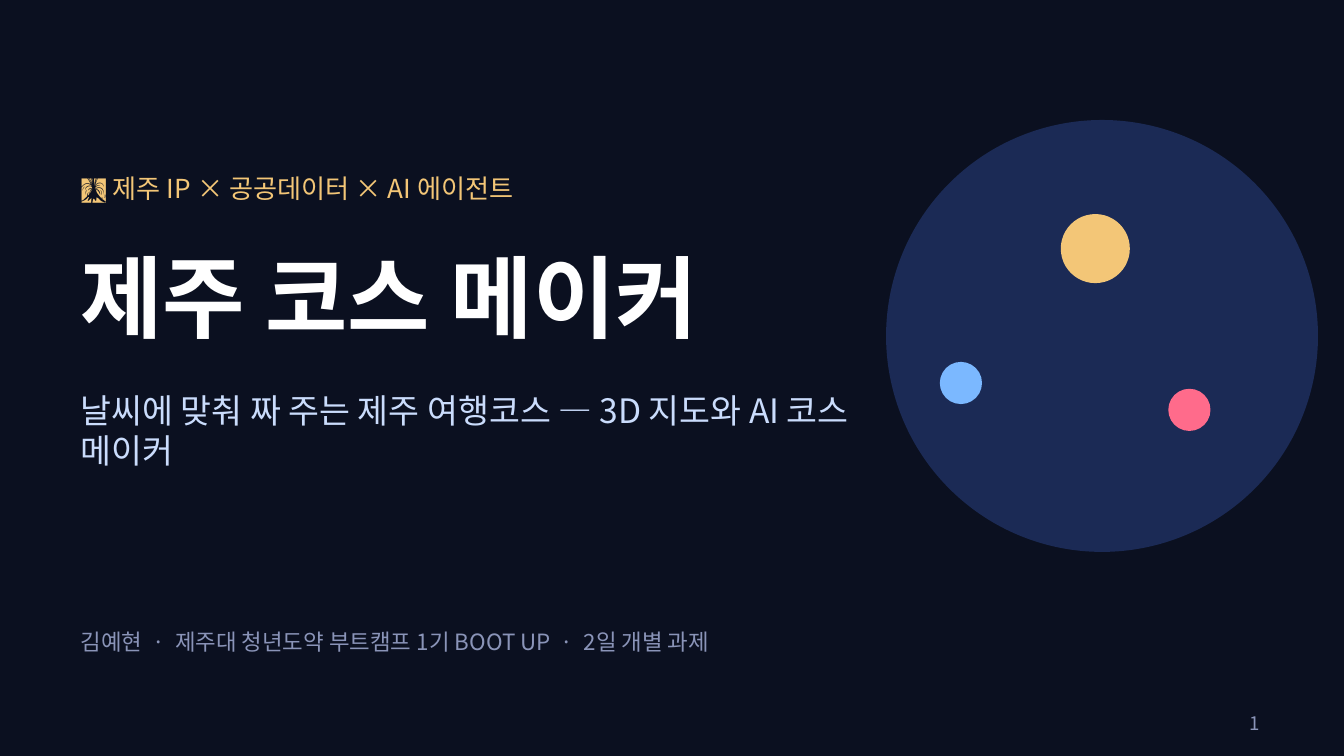
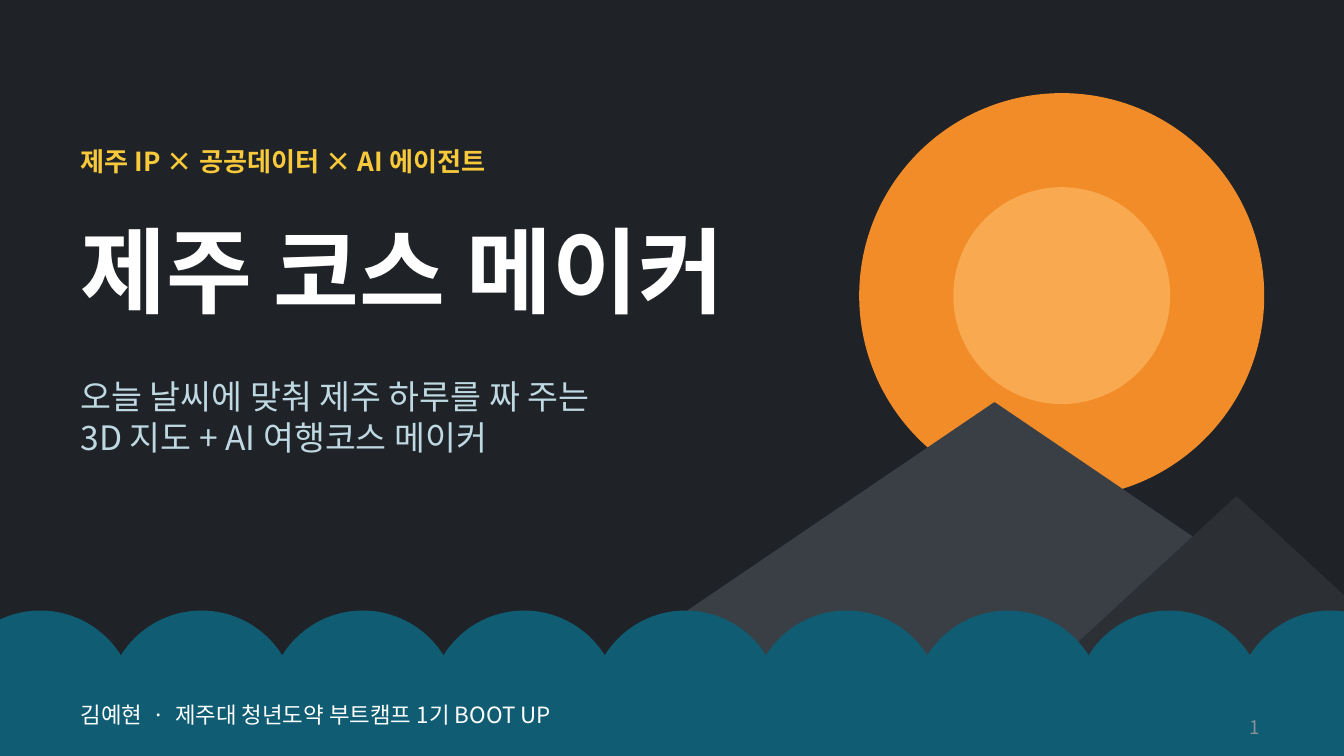
Before and after one commit to knh1992826-source/study2, a slide deck: slide 1 of docs/김예현_발표자료.pptx. Drawn at 1344x756 pixels with LibreOffice and Linux fonts; fonts in the diff are those of the drawing. Boxes give left, top, right and bottom in pixels: in the first picture for what was removed or moved away, otherwise in the second. Text is boxed around its words. In the diff, an @@ line names an element or a change of style, - is before the commit and + after.

```diff
--- a/docs/김예현_발표자료.pptx
+++ b/docs/김예현_발표자료.pptx
@@ background #0B1020 to #1F2226 @@
@@ ellipse: place and size @@
-ellipse at <box>887,121,1317,551</box>
+ellipse at <box>860,94,1263,497</box>
@@ ellipse at <box>860,94,1263,497</box>: fill #1B2A55 to #F28C28; outline #1B2A55 1 pt to #F28C28 1 pt @@
@@ text at <box>81,149,485,174</box>: text changed; text colour #F3C677 to #F7C93B; bold on @@
-🌋 제주 IP × 공공데이터 × AI 에이전트
+제주 IP × 공공데이터 × AI 에이전트
@@ text "제주 코스 메이커": place and size @@
-text "제주 코스 메이커" at <box>81,256,698,339</box>
+text "제주 코스 메이커" at <box>81,227,724,315</box>
@@ text "제주 코스 메이커" at <box>81,227,724,315</box>: size 48 to 50 pt @@
@@ ellipse: place and size @@
-ellipse at <box>1062,215,1129,282</box>
+ellipse at <box>954,188,1169,403</box>
@@ ellipse at <box>954,188,1169,403</box>: fill #F3C677 to #F9A94F; outline #F3C677 1 pt to #F9A94F 1 pt @@
@@ text at <box>81,381,590,453</box>: text changed; text colour #CADCFC to #BFD9E2 @@
-날씨에 맞춰 짜 주는 제주 여행코스 — 3D 지도와 AI 코스 메이커
+오늘 날씨에 맞춰 제주 하루를 짜 주는
+3D 지도 + AI 여행코스 메이커
@@ ellipse removed at <box>941,363,981,403</box> @@
@@ triangle added at <box>618,403,1344,659</box>, fill #3A3F45, outline #3A3F45 1 pt @@
@@ ellipse removed at <box>1169,390,1210,430</box> @@
@@ triangle added at <box>1062,497,1344,659</box>, fill #2C3035, outline #2C3035 1 pt @@
@@ ellipse added at <box>0,612,134,756</box>, fill #0F5C73, outline #0F5C73 1 pt @@
@@ ellipse added at <box>108,612,296,756</box>, fill #0F5C73, outline #0F5C73 1 pt @@
@@ ellipse added at <box>269,612,457,756</box>, fill #0F5C73, outline #0F5C73 1 pt @@
@@ ellipse added at <box>430,612,618,756</box>, fill #0F5C73, outline #0F5C73 1 pt @@
@@ ellipse added at <box>591,612,780,756</box>, fill #0F5C73, outline #0F5C73 1 pt @@
@@ ellipse added at <box>753,612,941,756</box>, fill #0F5C73, outline #0F5C73 1 pt @@
@@ ellipse added at <box>914,612,1102,756</box>, fill #0F5C73, outline #0F5C73 1 pt @@
@@ ellipse added at <box>1075,612,1263,756</box>, fill #0F5C73, outline #0F5C73 1 pt @@
@@ ellipse added at <box>1236,612,1344,756</box>, fill #0F5C73, outline #0F5C73 1 pt @@
@@ rectangle added at <box>0,679,1344,755</box>, fill #0F5C73, outline #0F5C73 1 pt @@
@@ text at <box>81,704,551,725</box>: text changed; text colour #8A94B8 to #FFFFFF @@
-김예현 · 제주대 청년도약 부트캠프 1기 BOOT UP · 2일 개별 과제
+김예현 · 제주대 청년도약 부트캠프 1기 BOOT UP
@@ page number at <box>1250,720,1260,734</box>: text colour #8A94B8 to #8C9097 @@
```
Also in this commit, not shown: 9 other slides changed, 5 slides added, 1 other file.
